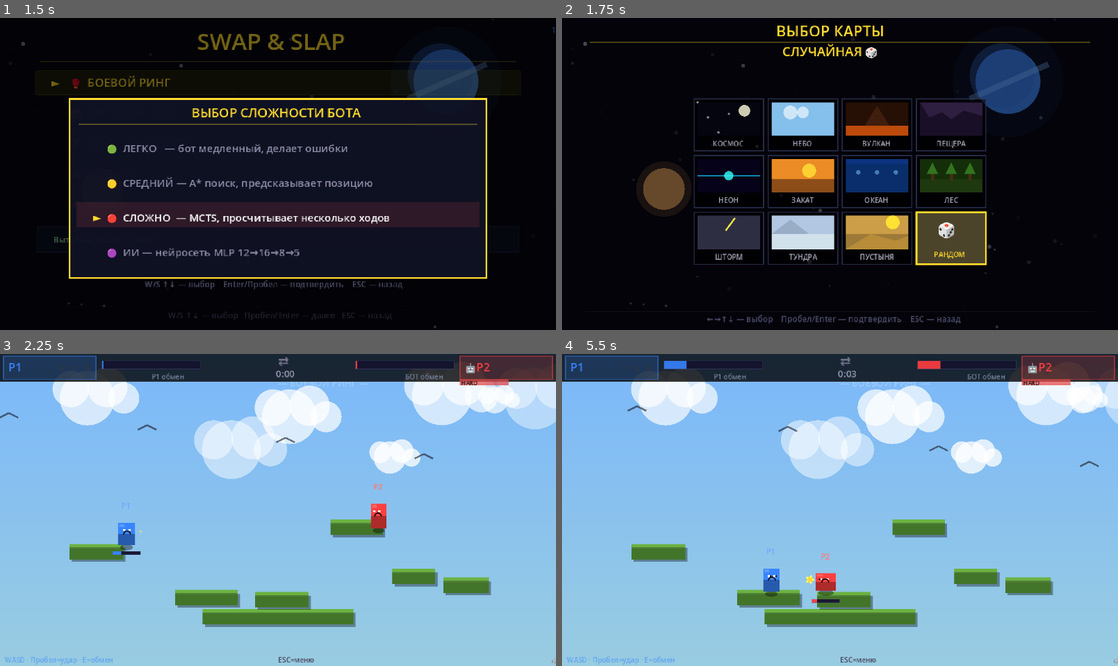
Above: before the commit, frames 1-4 (two rows, left to right).
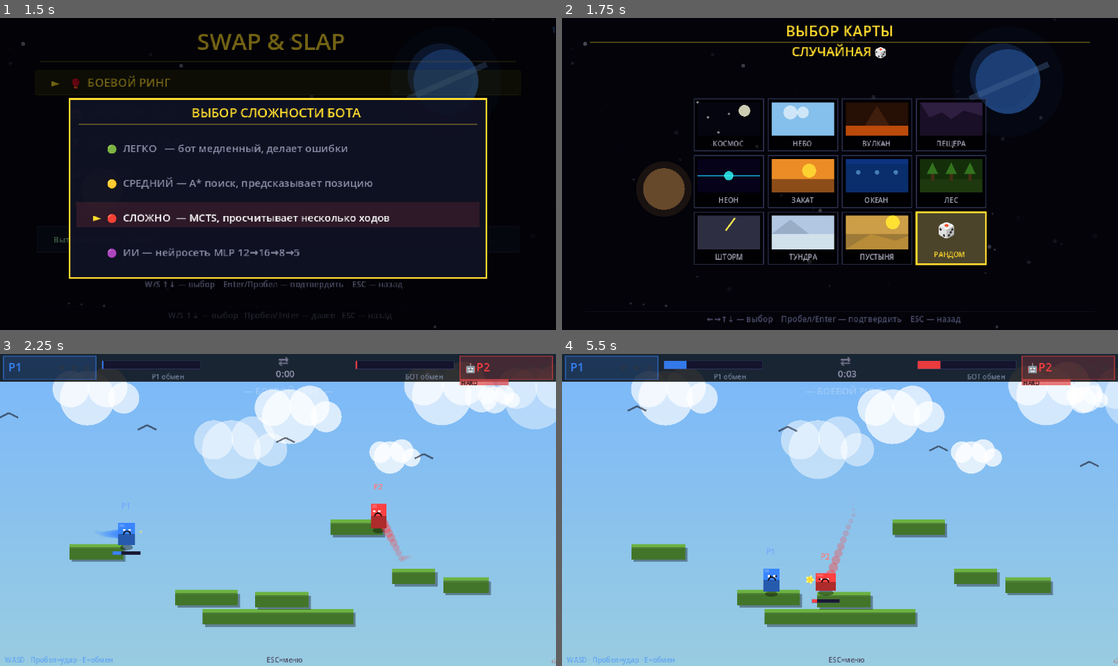
Above: after the commit, the same moments.

Repository: kkeefi/Swap-slap
Game: Godot game, scene res://Game.tscn
The game is run twice, just before and just after one commit, with the same random seed, the same clock (stepped at 60 frames per second) and the same inputs.
Inputs:
- Up to frame 1 (1.5 s): tap Enter (p2_swap) at 0.5 s; hold D 0.53-1.28 s; tap U at 0.6 s; tap Space at 0.77 s; hold Down from 1.28 s (still down); tap E (p1_swap) at 1.35 s
- Up to frame 2 (1.75 s): keep holding Down; tap Space at 1.52 s; tap U at 1.55 s
- Up to frame 3 (2.25 s): tap Space at 2 s; release Down at 2.03 s; hold D from 2.03 s (still down); tap Enter (p2_swap) at 2.1 s
- Up to frame 4 (5.5 s): tap U every 0.75 s from 2.3 to 5.3 s; release D at 2.78 s; hold Up 2.78-3.53 s; tap H at 2.85 s; tap Space at 3.02, 3.77, 4.52 s; hold Left 3.53-5.03 s; tap I at 3.6 s; tap T at 4.35 s; hold Down from 5.03 s (still down); tap B at 5.1 s

Frame 1 is identical in both runs. In frame 2, 0.9% of the frame differs, in the area x 38-60%, y 2-13%; in frame 3, 0.4%; in frame 4, 0.4%.

Commit message:
fix: location of labels

Diff:
--- a/scripts/game.gd
+++ b/scripts/game.gd
@@ -197,16 +197,14 @@
 			elif kc in [KEY_RIGHT, 4194321]:
 				map_cursor = (map_cursor + 1) % 12
 				Sound.play_menu_move()
-			elif kc in [KEY_UP,    4194320]:
-				if map_cursor < 6: map_cursor = (map_cursor + 6) % 12
-				elif map_cursor < 11: map_cursor = map_cursor - 5
-				else: map_cursor = 10
-				Sound.play_menu_move()
-			elif kc in [KEY_DOWN,  4194322]:
-				if map_cursor < 6: map_cursor = map_cursor + 5 if map_cursor < 6 else 11
-				elif map_cursor < 11: map_cursor = (map_cursor - 5 + 6)
-				else: map_cursor = 6
-				Sound.play_menu_move()
+			elif kc in [KEY_UP, 4194320]:
+				if map_cursor >= 4:
+					map_cursor -= 4
+					Sound.play_menu_move()
+			elif kc in [KEY_DOWN, 4194322]:
+				if map_cursor < 8:
+					map_cursor += 4
+					Sound.play_menu_move()
 			elif kc in [KEY_SPACE, KEY_ENTER, 4194309]:
 				Sound.play_menu_confirm()
 				if map_cursor == 11:
@@ -270,7 +268,7 @@
 
 	var mode_str : String = "— %s —" % Globals.MODE_NAMES[Globals.selected_mode]
 	draw_string(ThemeDB.fallback_font,
-				Vector2(Globals.VW/2.0, 28.0),
+				Vector2(Globals.VW/2.0 - 30, 35.0),
 				mode_str,
 				HORIZONTAL_ALIGNMENT_CENTER, -1, 8,
 				Color(1,1,1,0.25))
--- a/scripts/renderer.gd
+++ b/scripts/renderer.gd
@@ -135,14 +135,14 @@
 
 	c.draw_rect(Rect2(0,0,VW,VH), Color(0,0,0,0.42))
 
-	c.draw_string(font, Vector2(VW/2 - 55, 16),
-				  "ВЫБОР КАРТЫ", HORIZONTAL_ALIGNMENT_CENTER, -1, 13, Globals.C_GOLD)
+	c.draw_string(font, Vector2(0, 16),
+				  "ВЫБОР КАРТЫ", HORIZONTAL_ALIGNMENT_CENTER, int(VW), 13, Globals.C_GOLD)
 	c.draw_line(Vector2(24,21), Vector2(VW-24,21),
 				Color(Globals.C_GOLD.r,Globals.C_GOLD.g,Globals.C_GOLD.b,0.28), 1.0)
 
 	var map_name : String = "СЛУЧАЙНАЯ 🎲" if cursor==11 else BG_NAMES[cursor]
-	c.draw_string(font, Vector2(VW/2 - 50, 33),
-				  map_name, HORIZONTAL_ALIGNMENT_CENTER, -1, 11, Globals.C_GOLD)
+	c.draw_string(font, Vector2(0, 33),
+				  map_name, HORIZONTAL_ALIGNMENT_CENTER, int(VW), 11, Globals.C_GOLD)
 
 
 	const COLS: int = 4
@@ -324,6 +324,7 @@
 
 
 	Globals.draw_ellipse(c, Vector2(px, py+h+2), w*0.78, 2.5, Color(0,0,0,0.38))
+	_draw_trail(c,p)
 
 	c.draw_rect(Rect2(px-w, py-h, w*2, h*2), col)
 	c.draw_rect(Rect2(px-w, py,   w*2, h),   drk)
@@ -516,7 +517,7 @@
 					Color(diff_col.r,diff_col.g,diff_col.b,0.75))
 		c.draw_string(font, Vector2(VW-82, 27), diff_name,
 					  HORIZONTAL_ALIGNMENT_LEFT, -1, 5, Color(0,0,0,0.88))
-	c.draw_string(font, Vector2(VW/2, VH-3), "ESC=меню",
+	c.draw_string(font, Vector2(VW/2 - 10, VH-3), "ESC=меню",
 				  HORIZONTAL_ALIGNMENT_CENTER, -1, 6, Color(0.30,0.30,0.40))
 
 func _hud_badge(c: Node2D, font: Font, x: float, y: float,
@@ -648,8 +649,8 @@
 	c.draw_rect(Rect2(0,0,VW,VH),Color(0,0,0,0.52))
 	c.draw_rect(Rect2(48,VH/2-30,VW-96,60),Color(0,0,0,0.88))
 	c.draw_rect(Rect2(48,VH/2-30,VW-96,60),wc,false,2.0)
-	c.draw_string(font,Vector2(VW/2,VH/2-6),"★  %s ВЫИГРАЛ РАУНД  ★"%who,HORIZONTAL_ALIGNMENT_CENTER,-1,13,wc)
-	c.draw_string(font,Vector2(VW/2,VH/2+14),"Счёт: P1 %d — %d P2"%[scores[0],scores[1]],HORIZONTAL_ALIGNMENT_CENTER,-1,9,Color(0.8,0.8,0.8))
+	c.draw_string(font,Vector2(0,VH/2-6),"★  %s ВЫИГРАЛ РАУНД  ★"%who,HORIZONTAL_ALIGNMENT_CENTER,int(VW),13,wc)
+	c.draw_string(font,Vector2(0,VH/2+14),"Счёт: P1 %d — %d P2"%[scores[0],scores[1]],HORIZONTAL_ALIGNMENT_CENTER,int(VW),9,Color(0.8,0.8,0.8))
 	var bw3:float=clamp(1.0-timer/2.5,0.0,1.0)*(VW-96)
 	c.draw_rect(Rect2(48,VH/2+26,VW-96,3),Color(0.15,0.15,0.25))
 	c.draw_rect(Rect2(48,VH/2+26,bw3,3),wc)
@@ -660,14 +661,14 @@
 	var who:String="ИГРОК %d"%winner if (winner==1 or not is_bot) else "БОТ"
 	c.draw_rect(Rect2(28,14,VW-56,VH-28),Color(0,0,0,0.92))
 	c.draw_rect(Rect2(28,14,VW-56,VH-28),wc,false,2.0)
-	c.draw_string(font,Vector2(VW/2,44),"★  %s ВЫИГРАЛ МАТЧ!  ★"%who,HORIZONTAL_ALIGNMENT_CENTER,-1,17,wc)
-	c.draw_string(font,Vector2(VW/2,62),"Итог: P1 %d — %d P2"%[scores[0],scores[1]],HORIZONTAL_ALIGNMENT_CENTER,-1,10,Color(0.75,0.75,0.75))
+	c.draw_string(font,Vector2(0 ,44),"★  %s ВЫИГРАЛ МАТЧ!  ★"%who,HORIZONTAL_ALIGNMENT_CENTER,int(VW),17,wc)
+	c.draw_string(font,Vector2(0 ,62),"Итог: P1 %d — %d P2"%[scores[0],scores[1]],HORIZONTAL_ALIGNMENT_CENTER,int(VW),10,Color(0.75,0.75,0.75))
 	c.draw_line(Vector2(46,70),Vector2(VW-46,70),Color(wc.r,wc.g,wc.b,0.35),1.0)
-	c.draw_string(font,Vector2(VW/2,84),"— СТАТИСТИКА —",HORIZONTAL_ALIGNMENT_CENTER,-1,9,Color(0.5,0.6,0.7))
+	c.draw_string(font,Vector2(0 ,84),"— СТАТИСТИКА —",HORIZONTAL_ALIGNMENT_CENTER,int(VW),9,Color(0.5,0.6,0.7))
 	var rows4:Array=[["👊  Ударов",stats.hits],["💀  Смертей",stats.deaths],["🎁  Пикапов",stats.pickups]]
 	for i in rows4.size():
-		var ry:float=100.0+float(i)*22.0; var label4:String=rows4[i][0]; var vals4:Array=rows4[i][1]
+		var ry:float=130.0+float(i)*22.0; var label4:String=rows4[i][0]; var vals4:Array=rows4[i][1]
 		c.draw_string(font,Vector2(48,ry),label4,HORIZONTAL_ALIGNMENT_LEFT,-1,9,Color(0.65,0.65,0.75))
 		c.draw_string(font,Vector2(VW/2+8,ry),"P1: %d"%vals4[0],HORIZONTAL_ALIGNMENT_LEFT,-1,9,Globals.C_P1)
 		c.draw_string(font,Vector2(VW/2+70,ry),"P2: %d"%vals4[1],HORIZONTAL_ALIGNMENT_LEFT,-1,9,Globals.C_P2)
-	c.draw_string(font,Vector2(VW/2,VH-22),"Пробел / Enter — в главное меню",HORIZONTAL_ALIGNMENT_CENTER,-1,8,Color(0.7,0.7,0.82,abs(sin(celebrate*3.0))))
+	c.draw_string(font,Vector2(0, VH-22),"Пробел / Enter — в главное меню",HORIZONTAL_ALIGNMENT_CENTER,int(VW),8,Color(0.7,0.7,0.82,abs(sin(celebrate*3.0))))
